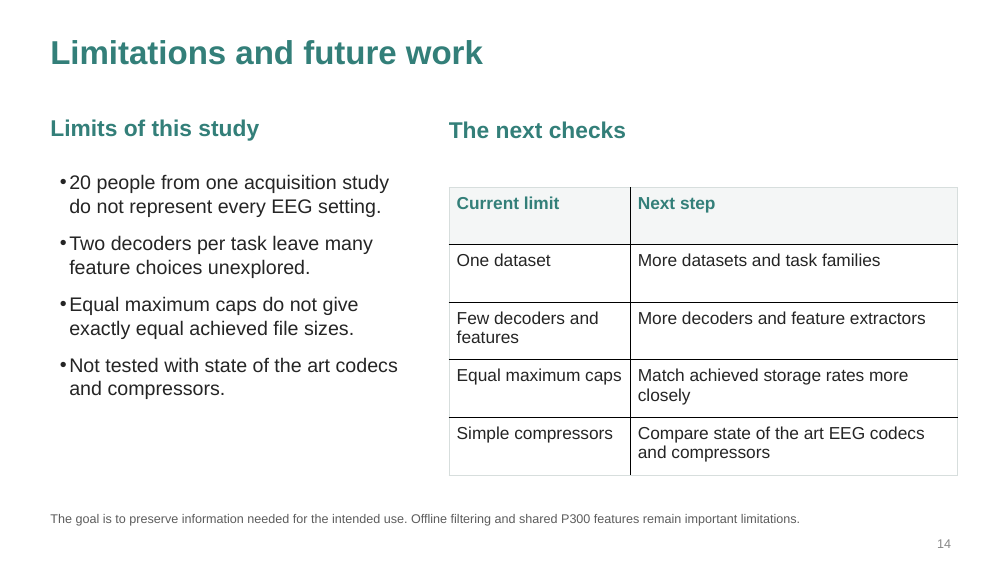
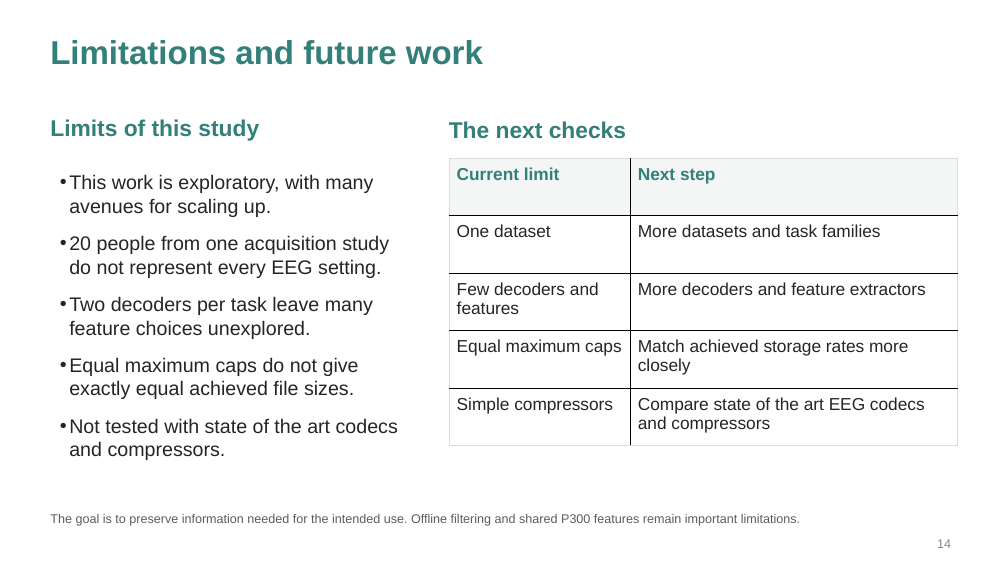
Before and after one commit to Deb044/DataCompression, a slide deck: slide 14 of output/presentation/every-bit-of-the-brain.pptx. Drawn at 1008x567 pixels with LibreOffice and Linux fonts; fonts in the diff are those of the drawing. Boxes give left, top, right and bottom in pixels: in the first picture for what was removed or moved away, otherwise in the second. Text is boxed around its words. In the diff, an @@ line names an element or a change of style, - is before the commit and + after.

```diff
--- a/output/presentation/every-bit-of-the-brain.pptx
+++ b/output/presentation/every-bit-of-the-brain.pptx
@@ text at bbox=[69, 174, 373, 217]: paragraph added @@
+• This work is exploratory, with many avenues for scaling up.
@@ table: place and size @@
-table at bbox=[449, 188, 958, 475]
+table at bbox=[449, 158, 958, 445]
```
Also in this commit, not shown: 7 other slides changed, 5 other files.
